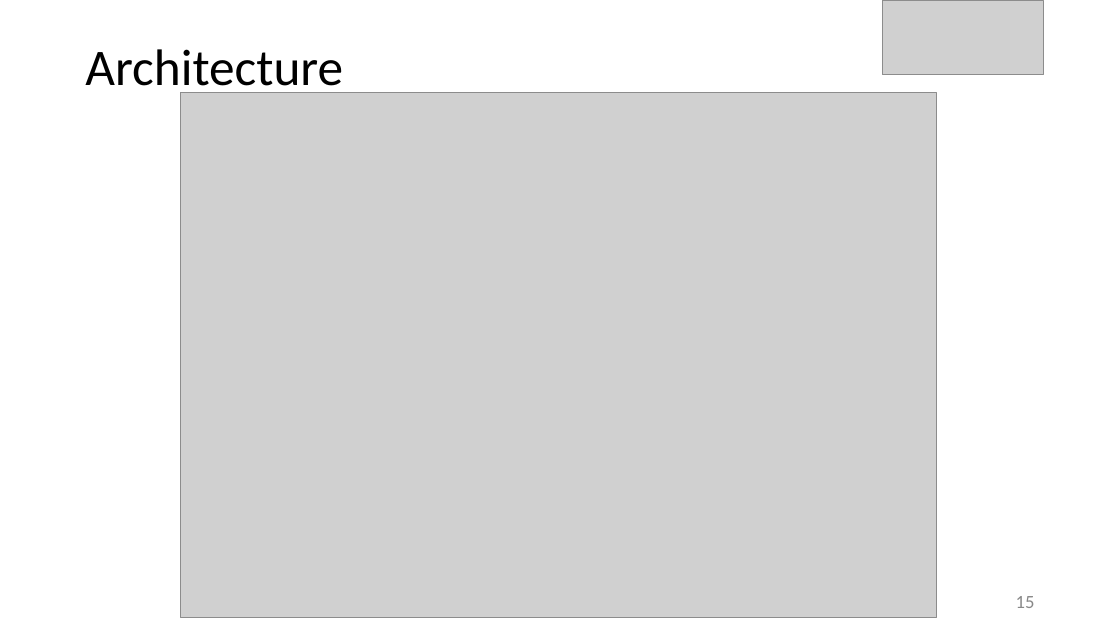
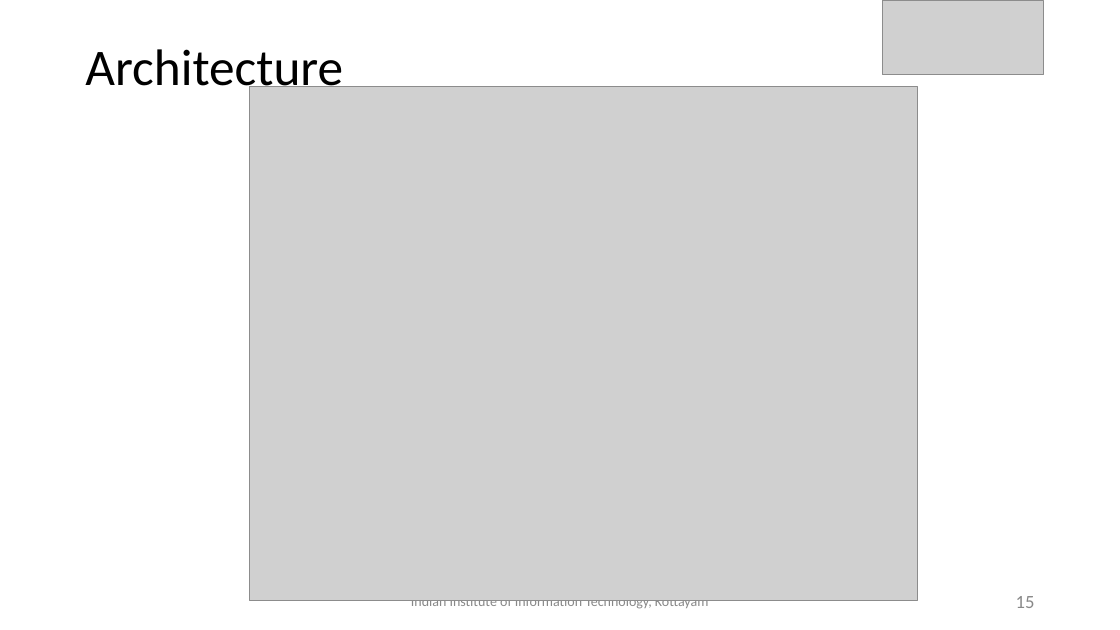
Before and after one commit to tharun-vemula/btp, a slide deck: slide 15 of presentations/BTP_Review_3_38.pptx. Drawn at 1120x630 pixels with LibreOffice and Linux fonts; fonts in the diff are those of the drawing; grey boxes stand for pictures. Boxes give left, top, right and bottom in pixels: in the first picture for what was removed or moved away, otherwise in the second. Text is boxed around its words. In the diff, an @@ line names an element or a change of style, - is before the commit and + after.

Commit message:
ppt updated

```diff
--- a/presentations/BTP_Review_3_38.pptx
+++ b/presentations/BTP_Review_3_38.pptx
@@ picture resized from (x1=181, y1=93, x2=937, y2=618) to (x1=250, y1=87, x2=917, y2=601) @@
@@ text added at (x1=411, y1=600, x2=708, y2=610), 12 pt, text #888888 @@
+Indian Institute of Information Technology, Kottayam
```
